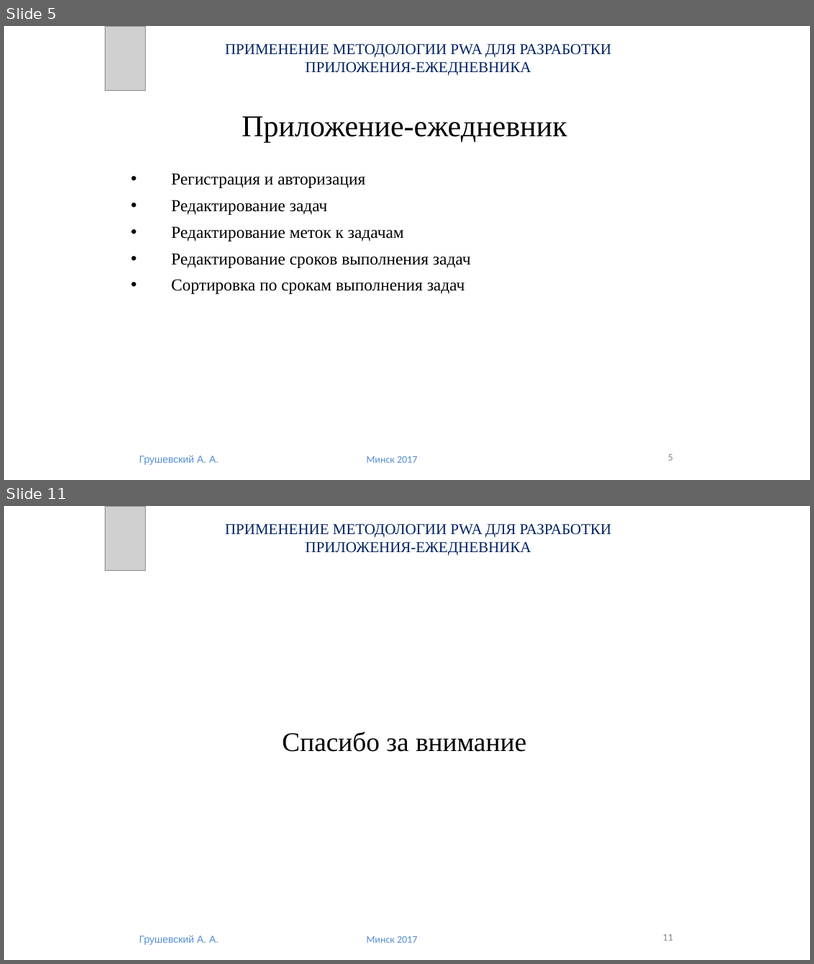
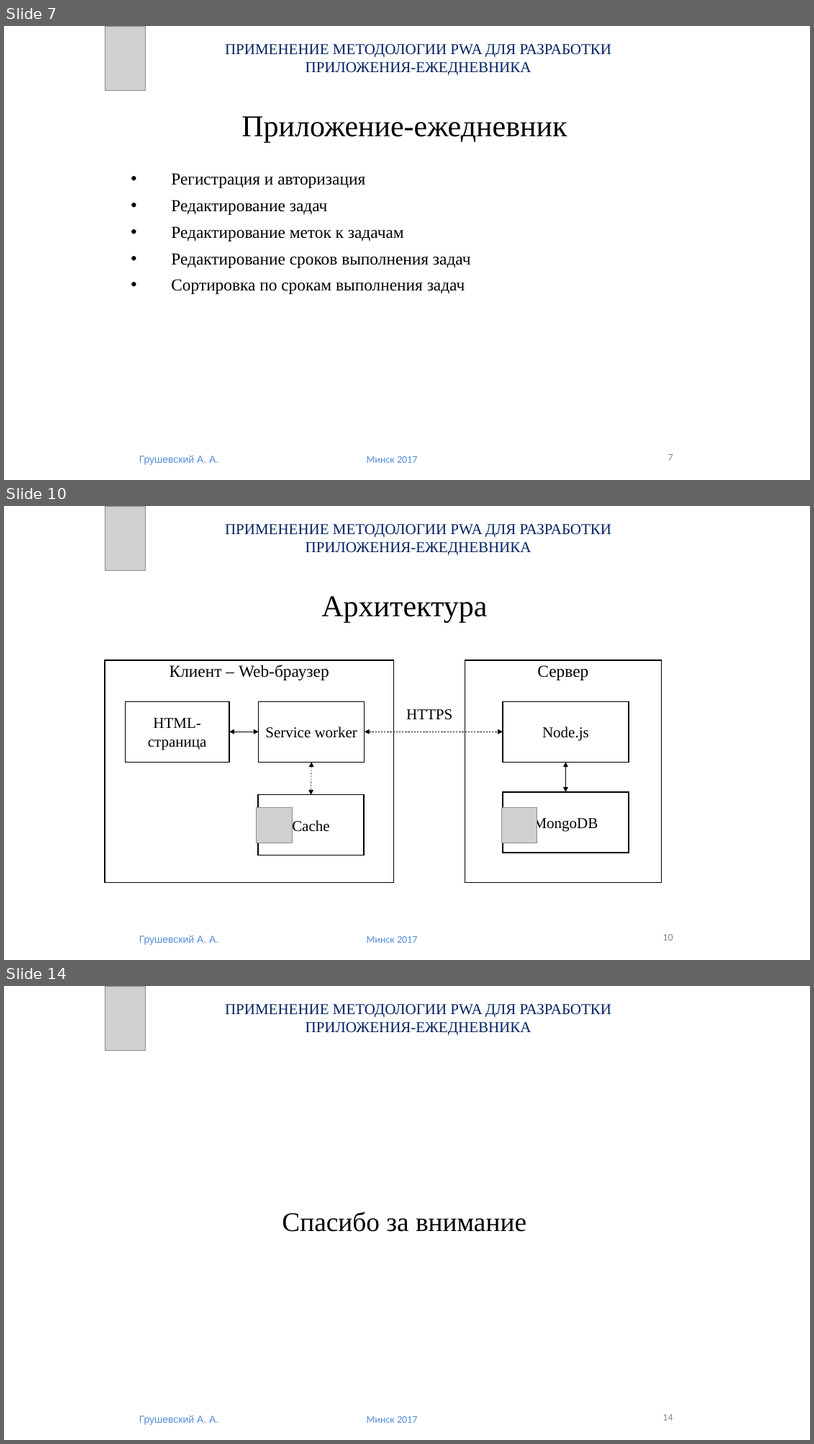
Before and after one commit to 18089396a47/diplom, a slide deck: Диплом Грушевский.pptx. Shown one above the other, each under a label of ours: slides 5 and 11 before the commit, slides 7, 10 and 14 after it; the slides between them are not shown. The pictures are 814x964 and 814x1444 pixels, drawn with LibreOffice and Linux fonts; fonts in the diff are those of the drawing; grey boxes stand for pictures. Boxes give left, top, right and bottom in pixels: in the first picture for what was removed or moved away, otherwise in the second. Text is boxed around its words. In the diff, an @@ line names an element or a change of style, - is before the commit and + after.

```diff
--- a/Диплом Грушевский.pptx
+++ b/Диплом Грушевский.pptx
@@ slide 10 added at box(4, 506, 810, 960), background #FFFFFF @@
@@ picture added at box(105, 506, 146, 571) @@
@@ text added at box(225, 524, 612, 556), 18 pt, text #002060 @@
+ПРИМЕНЕНИЕ МЕТОДОЛОГИИ PWA ДЛЯ РАЗРАБОТКИ ПРИЛОЖЕНИЯ-ЕЖЕДНЕВНИКА
@@ title added at box(322, 596, 487, 622), 36 pt, text #000000 @@
+Архитектура
@@ rectangle added at box(105, 660, 394, 883), fill #FFFFFF, outline #000000 1 pt, 20 pt, text #000000 @@
+Клиент – Web-браузер
@@ rectangle added at box(465, 660, 661, 883), fill #FFFFFF, outline #000000 1 pt, 20 pt, text #000000 @@
+Сервер
@@ rectangle added at box(126, 701, 229, 762), fill #FFFFFF, outline #000000 1 pt, 18 pt, text #000000 @@
+HTML-страница
@@ rectangle added at box(259, 701, 365, 762), fill #FFFFFF, outline #000000 1 pt, 18 pt, text #000000 @@
+Service worker
@@ text added at box(406, 709, 453, 720), 18 pt, text #000000 @@
+HTTPS
@@ rectangle added at box(503, 701, 629, 762), fill #FFFFFF, outline #000000 1 pt, 18 pt, text #000000 @@
+Node.js
@@ double arrow added from (229, 731) to (259, 731), #000000 0.5 pt @@
@@ double arrow added from (365, 731) to (503, 731), #000000 0.5 pt dashed @@
@@ double arrow added from (312, 762) to (311, 795), #000000 0.5 pt dashed @@
@@ double arrow added from (566, 792) to (566, 762), #000000 0.5 pt @@
@@ picture added at box(257, 807, 293, 843) @@
@@ rectangle added at box(258, 795, 364, 855), fill #FFFFFF, outline #000000 1 pt, 18 pt, text #000000 @@
+Cache
@@ picture added at box(502, 807, 538, 843) @@
@@ rectangle added at box(503, 792, 629, 852), fill #FFFFFF, outline #000000 1 pt, 18 pt, text #000000 @@
+MongoDB
@@ text added at box(139, 934, 219, 944), 12 pt, text #538CD5 @@
+Грушевский А. А.
@@ text added at box(367, 936, 417, 942), 12 pt, text #538CD5 @@
+Минск 2017
@@ page number added at box(663, 934, 673, 940), 12 pt, text #888888 @@
+10
@@ what was slide 5 is now slide 7 @@
@@ page number at box(669, 454, 674, 460): text changed @@
-5
+7
@@ what was slide 11 is now slide 14 @@
@@ page number at box(663, 1414, 673, 1420): text changed @@
-11
+14
```
Also in this commit, not shown: 6 slides changed, 2 other slides added, 14 other files.
